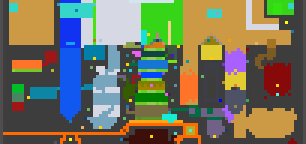
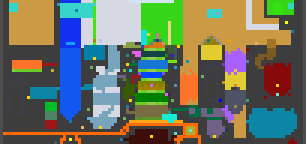
Layered file, before and after one edit (306 x 144). Changes by layer:
painted on "biome_map.png" over [left=9, top=51, right=297, bottom=138]
